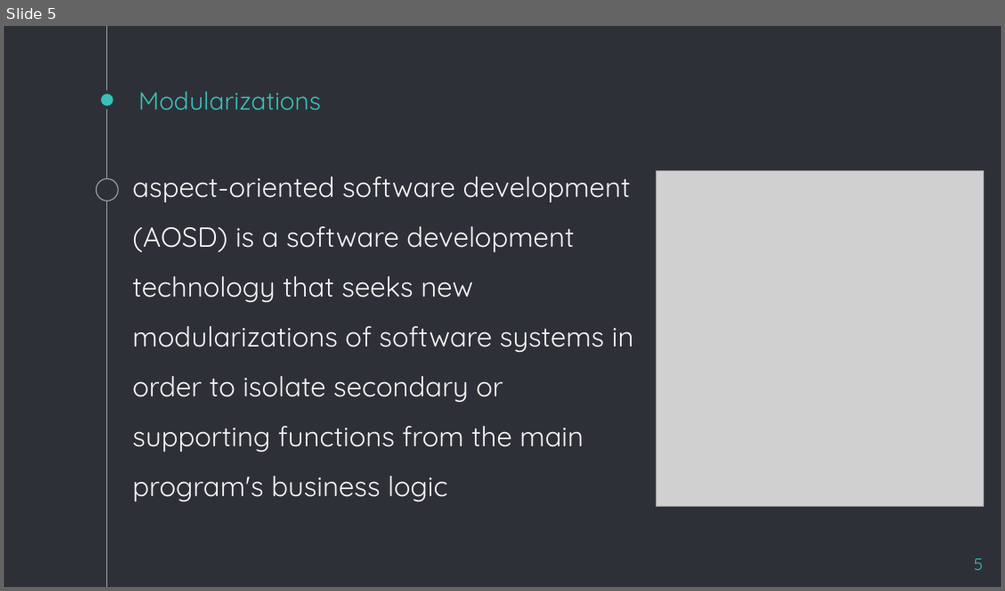
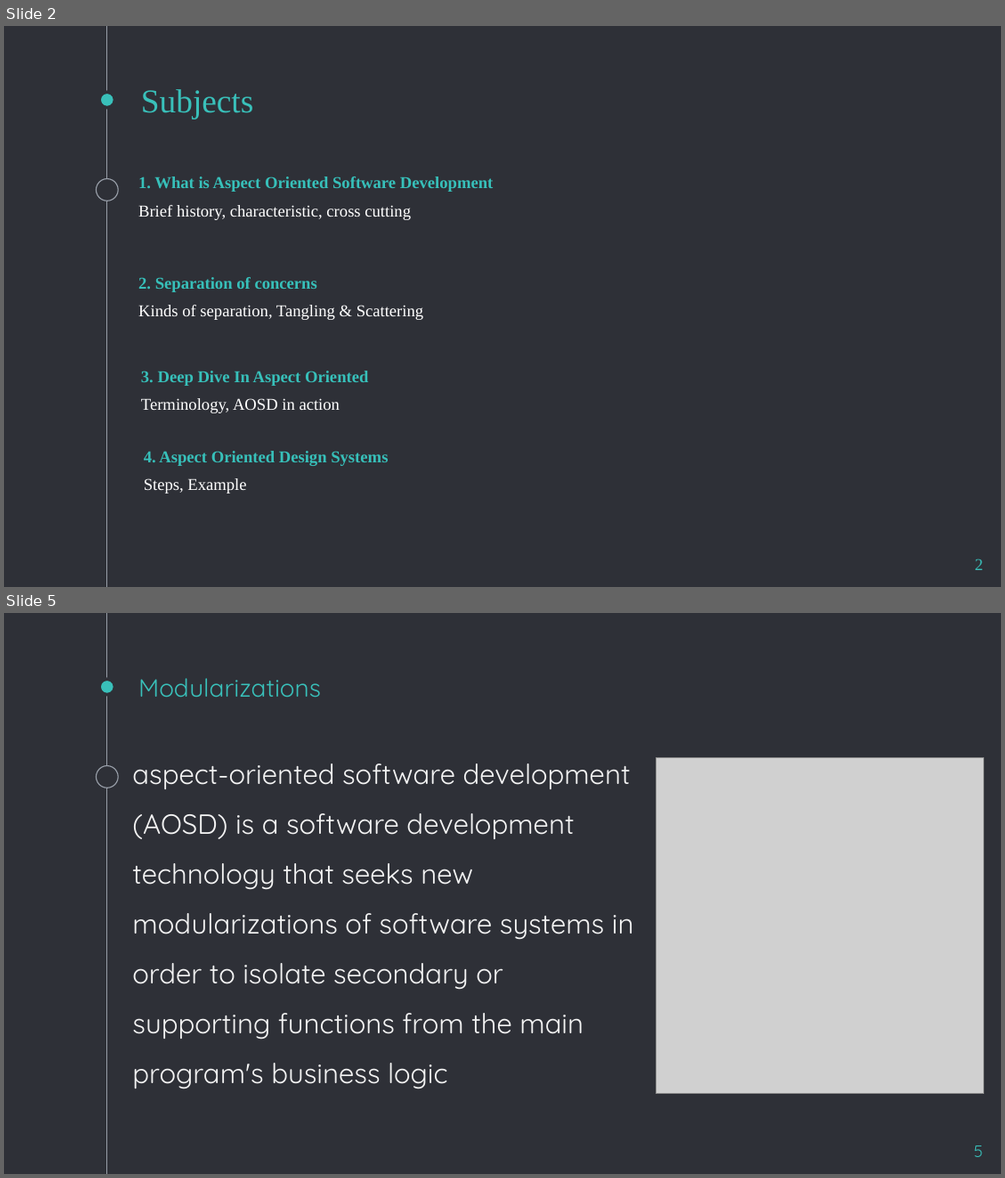
Before and after one commit to amirjani/methodology-confress, a slide deck: Aspect-Oriented-Software-Development.pptx. Shown one above the other, each under a label of ours: slide 5 before the commit, slides 2 and 5 after it; the slides between them are not shown. The pictures are 1005x591 and 1005x1178 pixels, drawn with LibreOffice and Linux fonts; fonts in the diff are those of the drawing; grey boxes stand for pictures. Boxes give left, top, right and bottom in pixels: in the first picture for what was removed or moved away, otherwise in the second. Text is boxed around its words. In the diff, an @@ line names an element or a change of style, - is before the commit and + after.

```diff
--- a/Aspect-Oriented-Software-Development.pptx
+++ b/Aspect-Oriented-Software-Development.pptx
@@ slide 2 added at (x1=4, y1=26, x2=1001, y2=587), background #2E3037; not listed: 3 template elements that a slide beside it also shows @@
@@ title added at (x1=141, y1=89, x2=253, y2=119), 24 pt, text #39C0BA @@
+Subjects
@@ text added at (x1=138, y1=176, x2=494, y2=220), 12 pt, text #37C0BA, bold @@
+1. What is Aspect Oriented Software Development
+Brief history, characteristic, cross cutting
@@ text added at (x1=138, y1=277, x2=423, y2=320), 12 pt, text #FFFFFF @@
+2. Separation of concerns
+Kinds of separation, Tangling & Scattering
@@ text added at (x1=141, y1=370, x2=368, y2=413), 12 pt, text #37C0BA, bold @@
+3. Deep Dive In Aspect Oriented
+Terminology, AOSD in action
@@ text added at (x1=144, y1=451, x2=388, y2=493), 12 pt, text #37C0BA, bold @@
+4. Aspect Oriented Design Systems
+Steps, Example
@@ page number added at (x1=975, y1=558, x2=983, y2=570), 12 pt, text #39C0BA @@
+2
```
Also in this commit, not shown: 20 slides changed, 5 other slides added, 1 slide removed, 7 other files.
